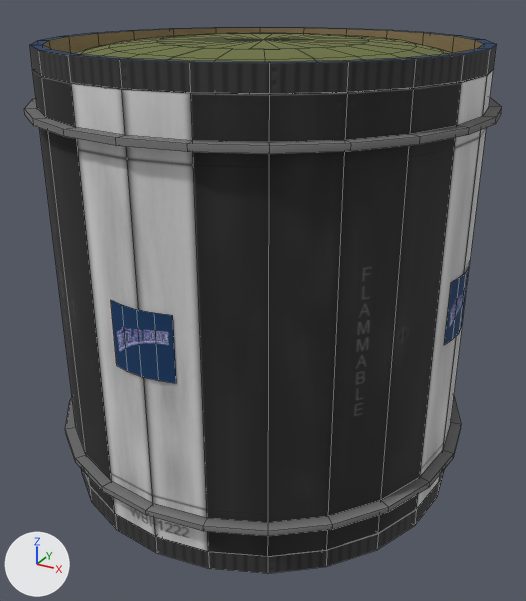
Renders of the FBX model Unity/Assets/Models/Titan900.FBX from each side of a commit.
Camera for both pictures: a camera (50 mm lens) standing at (1.56, -2.83, 1.23) and looking at (0.03, -0.06, -0.16). Lighting does not change. The marker at lower left points along +X, +Y and +Z. Mesh edges are drawn as thin lines. Objects named as collision shapes, trigger or cutter boxes, shadow casters or lower levels of detail are left out. Where no turn or scale is listed for an object, it has been applied to the vertices.

Script lines for the objects in view, before the commit:
```python
me_mesh = bpy.data.meshes.new('Mesh')
me_mesh.from_pydata(...)  # 96 vertices, 72 faces; spans x -0.99..0.99, y -0.99..0.99, z -0.01..0.01
me_mesh.materials.append(mat_supporttextures)
me_mesh_002 = bpy.data.meshes.new('Mesh.002')
me_mesh_002.from_pydata(...)  # 96 vertices, 72 faces; spans x -0.99..0.99, y -0.99..0.99, z -0.01..0.01
me_mesh_002.materials.append(mat_supporttextures)
me_mesh_006 = bpy.data.meshes.new('Mesh.006')
me_mesh_006.from_pydata(...)  # 10 vertices, 4 faces; spans x -0.92..0.92, y -3.11..-3.03, z -0.91..0.91
me_mesh_006.materials.append(mat_moduledecal)  # picture img_wildbluelogo_png
ob_barrelband002 = bpy.data.objects.new('BarrelBand002', me_mesh_002)
ob_barrelband002.location = (0.0, 0.0, -0.75)
ob_barrelband003 = bpy.data.objects.new('BarrelBand003', me_mesh)
ob_barrelband003.location = (0.0, 0.0, 0.75)
ob_decalpanel001 = bpy.data.objects.new('decalPanel001', me_mesh_006)
ob_decalpanel001.parent = ob_decals
ob_decalpanel001.location = (0.0, 0.0, 0.0)
ob_decalpanel001.scale = (0.5, 1.0, 1.0)
# also in view: 'Cylinder003' at (0.0, 0.0, 0.0); 'decalPanel002' at (0.94, 0.0, 0.0); 'TankSleeve002' at (0.0, 0.0, -0.96); 'TankSleeve001' at (0.0, 0.0, 0.95); 'EndCap001' at (0.0, 0.0, 0.95)
```
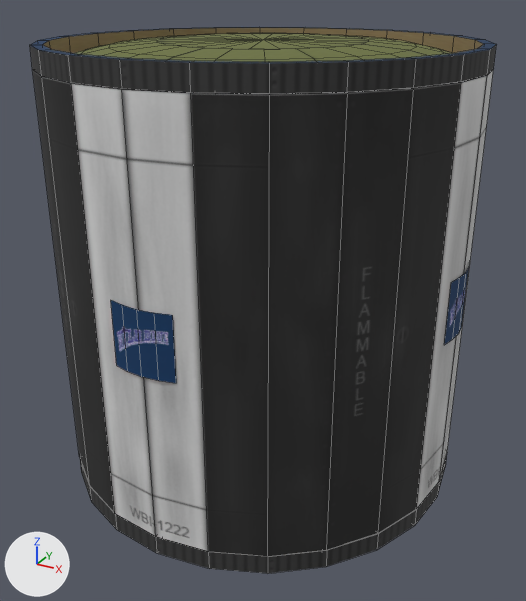
Changed parts and their boxes (x1, y1, x2, y2) in the pictures (526 x 601 px):
'BarrelBand002', deleted: before (65, 397, 461, 536)
'BarrelBand003', deleted: before (24, 98, 502, 154)

The change in detail:
Object 'BarrelBand002' (ob_barrelband002) is deleted.
Object 'BarrelBand003' (ob_barrelband003) is deleted.
